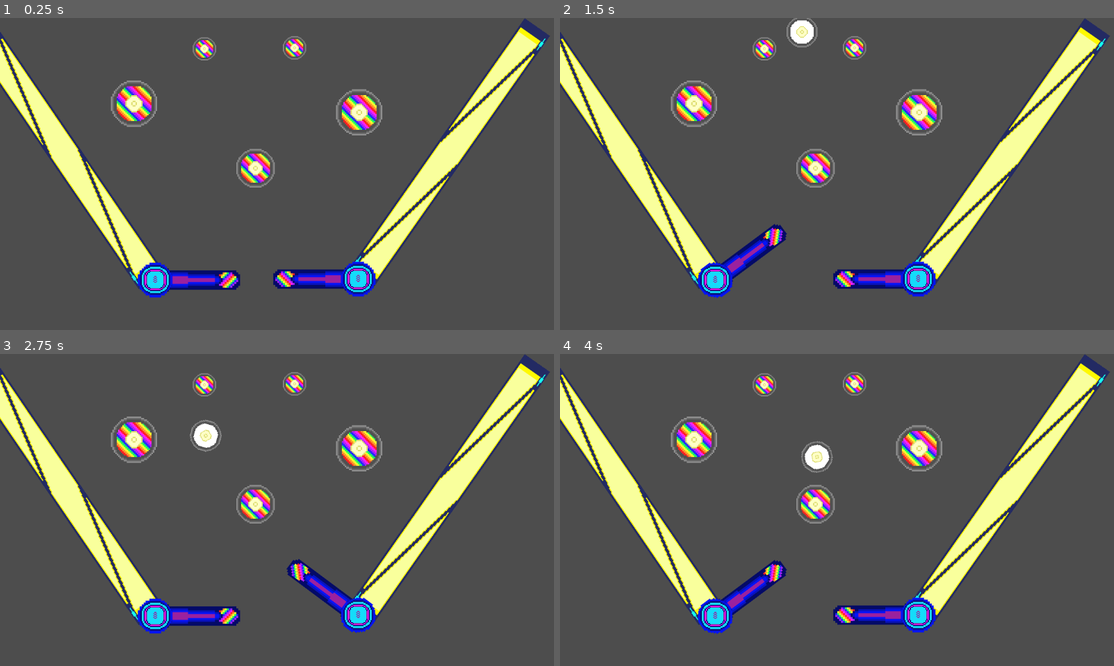
Above: before the commit, frames 1-4 (two rows, left to right).
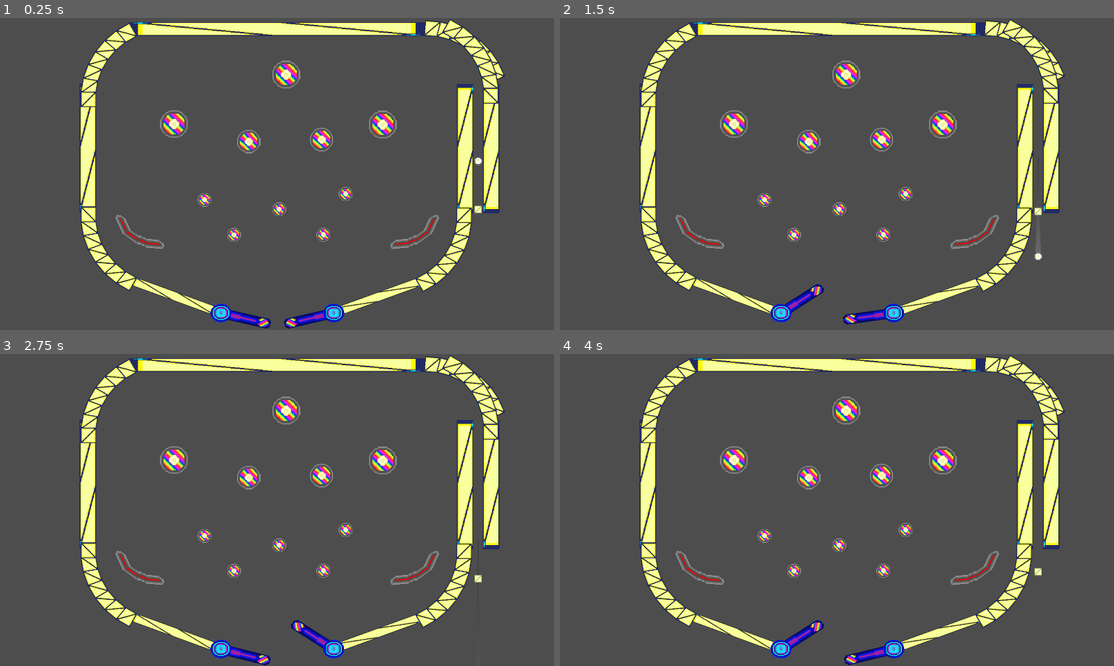
Above: after the commit, the same moments.

Repository: mdbernhards/Pinball
Game: Godot game, scene res://Scenes/player_pads.tscn
The game is run twice, just before and just after one commit, with the same random seed, the same clock (stepped at 60 frames per second) and the same inputs.
Inputs:
- Up to frame 1 (0.25 s): no input
- Up to frame 2 (1.5 s): hold X (right_pad) 0.53-1.28 s; hold Space (charge_power, bound only after the commit) 0.53-1.28 s; hold Z (left_pad) from 1.28 s (still down); tap Space (charge_power, bound only after the commit) at 1.35 s
- Up to frame 3 (2.75 s): release Z (left_pad) at 2.03 s; hold X (right_pad) from 2.03 s (still down); hold Space (charge_power, bound only after the commit) from 2.03 s (still down)
- Up to frame 4 (4 s): release Space (charge_power, bound only after the commit) at 2.78 s; tap Space (charge_power, bound only after the commit) at 2.85 s; release X (right_pad) at 3.53 s; hold Z (left_pad) from 3.53 s (still down); hold Space (charge_power, bound only after the commit) from 3.53 s (still down)

The runs differ from the first frame. In frame 1, 25% of the frame differs, in the area x 0-100%, y 0-100%; in frame 2, 25%; in frame 3, 25%; in frame 4, 25%.

Commit message:
Added new objects, effects
Added new objects,
Updated the map,
Created a working "pushblock" for the ball,
Added trail effect to the ball

Diff:
--- /dev/null
+++ b/HelperScenes/CurvyWall.tscn
@@ -0,0 +1,40 @@
+[gd_scene load_steps=2 format=3 uid="uid://b53pm2d4uciie"]
+
+[ext_resource type="PackedScene" uid="uid://5khra06hh0u2" path="res://Scenes/block.tscn" id="1_r7qfk"]
+
+[node name="Wall" type="Node2D"]
+
+[node name="Block" parent="." instance=ExtResource("1_r7qfk")]
+position = Vector2(14, 428)
+rotation = 0.523599
+scale = Vector2(0.17, 0.17)
+
+[node name="Block2" parent="." instance=ExtResource("1_r7qfk")]
+position = Vector2(-25, 401)
+rotation = 0.698132
+scale = Vector2(0.17, 0.17)
+
+[node name="Block3" parent="." instance=ExtResource("1_r7qfk")]
+position = Vector2(-59, 367)
+rotation = 0.872665
+scale = Vector2(0.17, 0.17)
+
+[node name="Block4" parent="." instance=ExtResource("1_r7qfk")]
+position = Vector2(-85, 329)
+rotation = 1.0472
+scale = Vector2(0.17, 0.17)
+
+[node name="Block5" parent="." instance=ExtResource("1_r7qfk")]
+position = Vector2(-104, 287)
+rotation = 1.22173
+scale = Vector2(0.17, 0.17)
+
+[node name="Block6" parent="." instance=ExtResource("1_r7qfk")]
+position = Vector2(-115, 243)
+rotation = 1.39626
+scale = Vector2(0.17, 0.17)
+
+[node name="Block7" parent="." instance=ExtResource("1_r7qfk")]
+position = Vector2(-118, 199)
+rotation = 1.5708
+scale = Vector2(0.17, 0.17)
--- a/PlayerPads.gd
+++ b/PlayerPads.gd
@@ -1,24 +1,34 @@
 extends Node2D
 
-var speed = 35
+var upSpeed = 30.0
+var downSpeed = 10.0
 
-# Called when the node enters the scene tree for the first time.
 func _ready():
-	pass # Replace with function body.
+	pass
 
+func _process(delta):
+	if Input.is_action_pressed("left_pad"):
+		if $PlayerPad1/Pad.rotation > -0.6:
+			calculatePadSwing($PlayerPad1, delta, true)
+	else:
+		calculatePadSwing($PlayerPad1, delta, false)
 
-# Called every frame. 'delta' is the elapsed time since the previous frame.
-func _process(delta):
-	if Input.is_action_pressed("left_pad") && $PlayerPad1/Pad.rotation > -0.6:
-		var target_position = $PlayerPad1/UpPos.transform.origin
-		var new_transform = $PlayerPad1/Pad.transform.looking_at(target_position)
-		$PlayerPad1/Pad.transform  = $PlayerPad1/Pad.transform.interpolate_with(new_transform, speed * delta)
-	elif Input.is_action_just_released("left_pad"):
-		$PlayerPad1/Pad.rotation = 0
+	if Input.is_action_pressed("right_pad"):
+		if $PlayerPad2/Pad.rotation > -0.6:
+			calculatePadSwing($PlayerPad2, delta, true)
+	else:
+		calculatePadSwing($PlayerPad2, delta, false)
 
-	if Input.is_action_pressed("right_pad") && $PlayerPad2/Pad.rotation > -0.6:
-		var target_position = $PlayerPad2/UpPos.transform.origin
-		var new_transform = $PlayerPad2/Pad.transform.looking_at(target_position)
-		$PlayerPad2/Pad.transform  = $PlayerPad2/Pad.transform.interpolate_with(new_transform, speed * delta)
-	elif Input.is_action_just_released("right_pad"):
-		$PlayerPad2/Pad.rotation = 0
+func calculatePadSwing(node, delta, isGoingUp):
+	var target_position
+	var new_speed
+
+	if isGoingUp:
+		target_position = node.get_node("UpPos").transform.origin
+		new_speed = upSpeed * delta
+	else:
+		target_position = node.get_node("DownPos").transform.origin
+		new_speed = downSpeed * delta
+
+	var new_transform = node.get_node("Pad").transform.looking_at(target_position)
+	node.get_node("Pad").transform  = node.get_node("Pad").transform.interpolate_with(new_transform, new_speed)
--- /dev/null
+++ b/Scenes/Trail.gd
@@ -0,0 +1,11 @@
+class_name Trail
+extends Line2D
+
+const MAX_POINTS: int = 150
+@onready var curve := Curve2D.new()
+
+func _process(delta):
+	curve.add_point(get_parent().global_position)
+	if curve.get_baked_points().size() > MAX_POINTS:
+		curve.remove_point(0)
+	points = curve.get_baked_points()
--- /dev/null
+++ b/Scenes/bumper.tscn
@@ -0,0 +1,12 @@
+[gd_scene load_steps=2 format=3 uid="uid://8qjvk1y7umkv"]
+
+[ext_resource type="Texture2D" uid="uid://c47ojjj8jx88b" path="res://Art/bumper.png" id="1_kqydw"]
+
+[node name="Bumper" type="StaticBody2D"]
+
+[node name="Sprite2D" type="Sprite2D" parent="."]
+position = Vector2(-55, -27)
+texture = ExtResource("1_kqydw")
+
+[node name="CollisionShape2D" type="CollisionPolygon2D" parent="."]
+polygon = PackedVector2Array(-3, -50, 2, -141, 17, -163, 25, -165, 31, -167, 36, -165, 42, -163, 52, -152, 62, -142, 63, -21, -9, 49, -32, 51, -53, 62, -59, 70, -172, 70, -191, 48, -194, 36, -189, 26, -172, 10, -85, 2, -67, -1, -54, -6, -37, -12, -27, -19, -9, -35)
--- a/Scenes/player_ball.gd
+++ b/Scenes/player_ball.gd
@@ -1,18 +1,14 @@
 extends RigidBody2D
 
-var max_speed = 700
+var max_speed = 1300
 
-# Called when the node enters the scene tree for the first time.
 func _ready():
-	pass # Replace with function body.
+	pass
 
-
-# Called every frame. 'delta' is the elapsed time since the previous frame.
 func _process(delta):
 	pass
 
 func _integrate_forces(state):
-
 	if state.linear_velocity.length() > max_speed:
 		state.linear_velocity = state.linear_velocity.normalized() * max_speed
 
@@ -20,7 +16,5 @@
 		var t = state.get_transform()
 
 		t.origin.x = get_parent().get_node("Marker2D").position.x
-
 		t.origin.y = get_parent().get_node("Marker2D").position.y
-
 		state.set_transform(t)
--- a/Scenes/player_ball.tscn
+++ b/Scenes/player_ball.tscn
@@ -1,25 +1,46 @@
-[gd_scene load_steps=5 format=3 uid="uid://dh2j8gy1nr35p"]
+[gd_scene load_steps=8 format=3 uid="uid://dh2j8gy1nr35p"]
 
 [ext_resource type="Script" path="res://Scenes/player_ball.gd" id="1_2k6cs"]
 [ext_resource type="Texture2D" uid="uid://do5bepc6a6tni" path="res://Art/PlayerBall.png" id="1_xgowt"]
+[ext_resource type="Script" path="res://Scenes/Trail.gd" id="3_xmeae"]
 
 [sub_resource type="PhysicsMaterial" id="PhysicsMaterial_wxp36"]
-friction = 0.41
-bounce = 0.62
+friction = 0.79
+bounce = 0.5
 
 [sub_resource type="CircleShape2D" id="CircleShape2D_m312k"]
 radius = 162.0
 
+[sub_resource type="Curve" id="Curve_734hj"]
+_data = [Vector2(0, 0.175824), 0.0, 0.0, 0, 0, Vector2(0.7, 0.692308), 0.0, 0.0, 0, 0, Vector2(1, 1), 0.0, 0.0, 0, 0]
+point_count = 3
+
+[sub_resource type="Gradient" id="Gradient_bcs2l"]
+colors = PackedColorArray(0.237539, 0.237539, 0.237539, 1, 0.41598, 0.41598, 0.41598, 1)
+
 [node name="PlayerBall" type="RigidBody2D"]
-mass = 8.65
+mass = 20.0
 physics_material_override = SubResource("PhysicsMaterial_wxp36")
-gravity_scale = 0.6
+gravity_scale = 0.5
 script = ExtResource("1_2k6cs")
 
 [node name="Sprite2D" type="Sprite2D" parent="."]
-scale = Vector2(0.2, 0.2)
+scale = Vector2(0.09, 0.09)
 texture = ExtResource("1_xgowt")
 
 [node name="CollisionShape2D" type="CollisionShape2D" parent="."]
-scale = Vector2(0.2, 0.2)
+scale = Vector2(0.09, 0.09)
 shape = SubResource("CircleShape2D_m312k")
+
+[node name="Trail" type="Line2D" parent="."]
+top_level = true
+z_index = -5
+points = PackedVector2Array(72, 2, 166, 7)
+width = 20.0
+width_curve = SubResource("Curve_734hj")
+gradient = SubResource("Gradient_bcs2l")
+joint_mode = 2
+begin_cap_mode = 2
+end_cap_mode = 2
+antialiased = true
+script = ExtResource("3_xmeae")
--- a/Scenes/player_pad.tscn
+++ b/Scenes/player_pad.tscn
@@ -1,16 +1,13 @@
-[gd_scene load_steps=5 format=3 uid="uid://drse61ee2nkhd"]
+[gd_scene load_steps=4 format=3 uid="uid://drse61ee2nkhd"]
 
 [ext_resource type="Texture2D" uid="uid://bo32twq254eew" path="res://Art/PinballPadShaft.png" id="2_2r83f"]
 [ext_resource type="Texture2D" uid="uid://dk688oqaojo5g" path="res://Art/PinballPadLegsV3.png" id="3_d6slv"]
 
 [sub_resource type="PhysicsMaterial" id="PhysicsMaterial_bmkvs"]
 
-[sub_resource type="CircleShape2D" id="CircleShape2D_24dro"]
-radius = 87.023
-
 [node name="PlayerPad" type="Node2D"]
 position = Vector2(435, 300)
-scale = Vector2(0.66, 0.66)
+scale = Vector2(0.99, 0.66)
 
 [node name="Pad" type="AnimatableBody2D" parent="."]
 position = Vector2(1.09673e-05, -5.48363e-06)
@@ -21,7 +18,9 @@
 
 [node name="CollisionPolygon2D" type="CollisionPolygon2D" parent="Pad"]
 position = Vector2(550.7, 1)
-polygon = PackedVector2Array(-474, -50, -133, -49, -110, -22, -110, 23, -132, 50, -476, 49, -523, 89, -578, 89, -639, 27, -638, -28, -579, -88, -522, -88)
+polygon = PackedVector2Array(-489.084, -47.9697, -121.407, -20.697, -110.296, -8.57574, -110.296, 27.7879, -132.518, 58.0909, -487.064, 55.0606, -550.7, -1)
+one_way_collision = true
+one_way_collision_margin = 128.0
 
 [node name="Base" type="StaticBody2D" parent="."]
 physics_material_override = SubResource("PhysicsMaterial_bmkvs")
@@ -31,11 +30,12 @@
 scale = Vector2(0.540625, 0.528125)
 texture = ExtResource("3_d6slv")
 
-[node name="CollisionShape2D" type="CollisionShape2D" parent="Base"]
-shape = SubResource("CircleShape2D_24dro")
+[node name="CollisionShape2D" type="CollisionPolygon2D" parent="Base"]
+polygon = PackedVector2Array(84.8484, -4.54544, 91.9192, -34.8485, 86.8687, -45.4545, 50.505, -54.5454, 13.1313, -60.606, -20.202, -65.1515, -49.495, -68.1818, -70.7071, -46.9697, -83.8384, -21.2121, -85.8586, 16.6667, -74.7475, 46.9697, -23.2323, 86.3636, 29.2929, 84.8485, 68.6869, 54.5455)
+one_way_collision_margin = 5.6
 
 [node name="UpPos" type="Marker2D" parent="."]
 position = Vector2(401.515, -331.818)
 
 [node name="DownPos" type="Marker2D" parent="."]
-position = Vector2(700, 0)
+position = Vector2(700, 200)
--- a/Scenes/player_pads.tscn
+++ b/Scenes/player_pads.tscn
@@ -1,59 +1,139 @@
-[gd_scene load_steps=6 format=3 uid="uid://brhkrec6uo1lw"]
+[gd_scene load_steps=9 format=3 uid="uid://brhkrec6uo1lw"]
 
 [ext_resource type="Script" path="res://PlayerPads.gd" id="1_phpw6"]
 [ext_resource type="PackedScene" uid="uid://drse61ee2nkhd" path="res://Scenes/player_pad.tscn" id="2_bfe1v"]
 [ext_resource type="PackedScene" uid="uid://b7mbijirdtlx1" path="res://Scenes/tallblock.tscn" id="3_f8w25"]
 [ext_resource type="PackedScene" uid="uid://cf8q3qjwi6xvn" path="res://Scenes/rainbow_ball.tscn" id="4_hak1d"]
 [ext_resource type="PackedScene" uid="uid://dh2j8gy1nr35p" path="res://Scenes/player_ball.tscn" id="5_811pk"]
+[ext_resource type="PackedScene" uid="uid://3378jfu3bhef" path="res://Scenes/pushblock.tscn" id="6_utxph"]
+[ext_resource type="PackedScene" uid="uid://b53pm2d4uciie" path="res://HelperScenes/CurvyWall.tscn" id="7_hy80u"]
+[ext_resource type="PackedScene" uid="uid://8qjvk1y7umkv" path="res://Scenes/bumper.tscn" id="8_4ynwl"]
 
 [node name="Map" type="Node2D"]
+position = Vector2(424, 481)
 script = ExtResource("1_phpw6")
 
 [node name="PlayerPad1" parent="." instance=ExtResource("2_bfe1v")]
-position = Vector2(322, 544)
-scale = Vector2(0.4, 0.4)
+position = Vector2(340, 540)
+scale = Vector2(0.4, 0.35)
 
 [node name="PlayerPad2" parent="." instance=ExtResource("2_bfe1v")]
-position = Vector2(743, 542)
-scale = Vector2(-0.4, 0.4)
+position = Vector2(730, 540)
+scale = Vector2(-0.4, 0.35)
 
 [node name="PlayerBall" parent="." instance=ExtResource("5_811pk")]
-position = Vector2(502, -353)
-scale = Vector2(0.2, 0.2)
+position = Vector2(1229, 5.00002)
 
 [node name="Environment" type="Node2D" parent="."]
 
 [node name="Tallblock" parent="Environment" instance=ExtResource("3_f8w25")]
 z_index = -1
-position = Vector2(134, 281)
-rotation = -0.598648
-scale = Vector2(0.2, 1)
+position = Vector2(-120, -31)
+scale = Vector2(0.18, 0.7)
 
 [node name="Tallblock2" parent="Environment" instance=ExtResource("3_f8w25")]
 z_index = -1
-position = Vector2(931, 281)
-rotation = 0.610865
-scale = Vector2(0.2, 1)
+position = Vector2(884, 484)
+rotation = 1.22173
+scale = Vector2(0.1, 0.5)
 
 [node name="RainbowBall" parent="Environment" instance=ExtResource("4_hak1d")]
-position = Vector2(745, 196)
+position = Vector2(899, -112)
 scale = Vector2(0.3, 0.3)
 
 [node name="RainbowBall2" parent="Environment" instance=ExtResource("4_hak1d")]
-position = Vector2(278, 178)
+position = Vector2(565, -285)
 scale = Vector2(0.3, 0.3)
 
 [node name="RainbowBall3" parent="Environment" instance=ExtResource("4_hak1d")]
-position = Vector2(530, 312)
+position = Vector2(436, -53)
 scale = Vector2(0.25, 0.25)
 
 [node name="RainbowBall4" parent="Environment" instance=ExtResource("4_hak1d")]
-position = Vector2(424, 64)
+position = Vector2(283, 148)
 scale = Vector2(0.15, 0.15)
 
 [node name="RainbowBall5" parent="Environment" instance=ExtResource("4_hak1d")]
-position = Vector2(611, 62)
+position = Vector2(771, 128)
 scale = Vector2(0.15, 0.15)
 
+[node name="Pushblock" parent="Environment" instance=ExtResource("6_utxph")]
+position = Vector2(1229, 182)
+scale = Vector2(0.08, 0.08)
+
+[node name="Tallblock3" parent="Environment" instance=ExtResource("3_f8w25")]
+z_index = -1
+position = Vector2(182, 483)
+rotation = -1.22173
+scale = Vector2(0.1, 0.5)
+
+[node name="Tallblock4" parent="Environment" instance=ExtResource("3_f8w25")]
+z_index = -1
+position = Vector2(1184, -29)
+scale = Vector2(0.18, 0.7)
+
+[node name="CurvyWalls" type="Node2D" parent="Environment"]
+
+[node name="CurvyWall" parent="Environment/CurvyWalls" instance=ExtResource("7_hy80u")]
+
+[node name="CurvyWall2" parent="Environment/CurvyWalls" instance=ExtResource("7_hy80u")]
+scale = Vector2(1, -1)
+
+[node name="CurvyWall3" parent="Environment/CurvyWalls" instance=ExtResource("7_hy80u")]
+position = Vector2(1062, 3)
+scale = Vector2(-1, 1)
+
+[node name="CurvyWall4" parent="Environment/CurvyWalls" instance=ExtResource("7_hy80u")]
+position = Vector2(1264, -62.0001)
+rotation = -0.436332
+scale = Vector2(-1, -1)
+
+[node name="CurvyWall5" parent="Environment/CurvyWalls" instance=ExtResource("7_hy80u")]
+position = Vector2(1155, -13)
+scale = Vector2(-1, -1)
+
+[node name="Tallblock5" parent="Environment" instance=ExtResource("3_f8w25")]
+z_index = -1
+position = Vector2(533, -443)
+rotation = 1.5708
+scale = Vector2(0.15, 1.6)
+
+[node name="Tallblock6" parent="Environment" instance=ExtResource("3_f8w25")]
+z_index = -1
+position = Vector2(1274, -29)
+scale = Vector2(0.18, 0.7)
+
+[node name="RainbowBall6" parent="Environment" instance=ExtResource("4_hak1d")]
+position = Vector2(178, -114)
+scale = Vector2(0.3, 0.3)
+
+[node name="RainbowBall7" parent="Environment" instance=ExtResource("4_hak1d")]
+position = Vector2(688, -60)
+scale = Vector2(0.25, 0.25)
+
+[node name="RainbowBall9" parent="Environment" instance=ExtResource("4_hak1d")]
+position = Vector2(541, 181)
+scale = Vector2(0.15, 0.15)
+
+[node name="RainbowBall8" parent="Environment" instance=ExtResource("4_hak1d")]
+position = Vector2(385, 270)
+scale = Vector2(0.15, 0.15)
+
+[node name="RainbowBall10" parent="Environment" instance=ExtResource("4_hak1d")]
+position = Vector2(694, 269)
+scale = Vector2(0.15, 0.15)
+
+[node name="Bumper" parent="Environment" instance=ExtResource("8_4ynwl")]
+position = Vector2(1032, 278)
+rotation = -0.0872665
+scale = Vector2(0.5, 0.5)
+skew = 0.523599
+
+[node name="Bumper2" parent="Environment" instance=ExtResource("8_4ynwl")]
+position = Vector2(37, 278)
+rotation = 0.0872665
+scale = Vector2(-0.5, 0.5)
+skew = -0.523599
+
 [node name="Marker2D" type="Marker2D" parent="."]
-position = Vector2(519, 46)
+position = Vector2(1655, 482)
--- /dev/null
+++ b/Scenes/pushblock.gd
@@ -0,0 +1,20 @@
+extends AnimatableBody2D
+
+var startY = position.y
+var chargeSpeed = 2.1
+var shootSpeed = 25.4
+var pullBackDistance = 150
+var target_position
+var new_transform
+
+func _ready():
+	target_position = Vector2(position.x, position.y)
+	new_transform = Vector2(position.x, position.y + pullBackDistance)
+
+func _process(delta):
+	if Input.is_action_pressed("charge_power") && startY + 400 > position.y:
+		position  = position.lerp(new_transform, delta * chargeSpeed)
+	elif Input.is_action_pressed("charge_power"):
+		pass
+	else:
+		position  = position.lerp(target_position, delta * shootSpeed)
--- a/Scenes/pushblock.tscn
+++ b/Scenes/pushblock.tscn
@@ -1,11 +1,13 @@
-[gd_scene load_steps=3 format=3 uid="uid://3378jfu3bhef"]
+[gd_scene load_steps=4 format=3 uid="uid://3378jfu3bhef"]
 
+[ext_resource type="Script" path="res://Scenes/pushblock.gd" id="1_buaub"]
 [ext_resource type="Texture2D" uid="uid://c1a1te3dlxuf6" path="res://Art/PushBlock.png" id="1_pn2dl"]
 
 [sub_resource type="RectangleShape2D" id="RectangleShape2D_75rh2"]
 size = Vector2(320, 320)
 
-[node name="Pushblock" type="StaticBody2D"]
+[node name="Pushblock" type="AnimatableBody2D"]
+script = ExtResource("1_buaub")
 
 [node name="Sprite2D" type="Sprite2D" parent="."]
 texture = ExtResource("1_pn2dl")
--- a/project.godot
+++ b/project.godot
@@ -14,6 +14,11 @@
 run/main_scene="res://Scenes/player_pads.tscn"
 config/features=PackedStringArray("4.2", "Forward Plus")
 config/icon="res://icon.svg"
+
+[display]
+
+window/size/viewport_width=1920
+window/size/viewport_height=1080
 
 [input]
 
@@ -32,8 +37,14 @@
 "events": [Object(InputEventKey,"resource_local_to_scene":false,"resource_name":"","device":-1,"window_id":0,"alt_pressed":false,"shift_pressed":false,"ctrl_pressed":false,"meta_pressed":false,"pressed":false,"keycode":0,"physical_keycode":82,"key_label":0,"unicode":114,"echo":false,"script":null)
 ]
 }
+charge_power={
+"deadzone": 0.5,
+"events": [Object(InputEventKey,"resource_local_to_scene":false,"resource_name":"","device":-1,"window_id":0,"alt_pressed":false,"shift_pressed":false,"ctrl_pressed":false,"meta_pressed":false,"pressed":false,"keycode":0,"physical_keycode":32,"key_label":0,"unicode":32,"echo":false,"script":null)
+]
+}
 
 [physics]
 
-common/max_physics_steps_per_frame=20
+common/physics_ticks_per_second=240
+common/max_physics_steps_per_frame=60
 2d/default_gravity=600.0
Binary file added: Art/bumper.png
Not shown, added: Art/bumper.png.import
